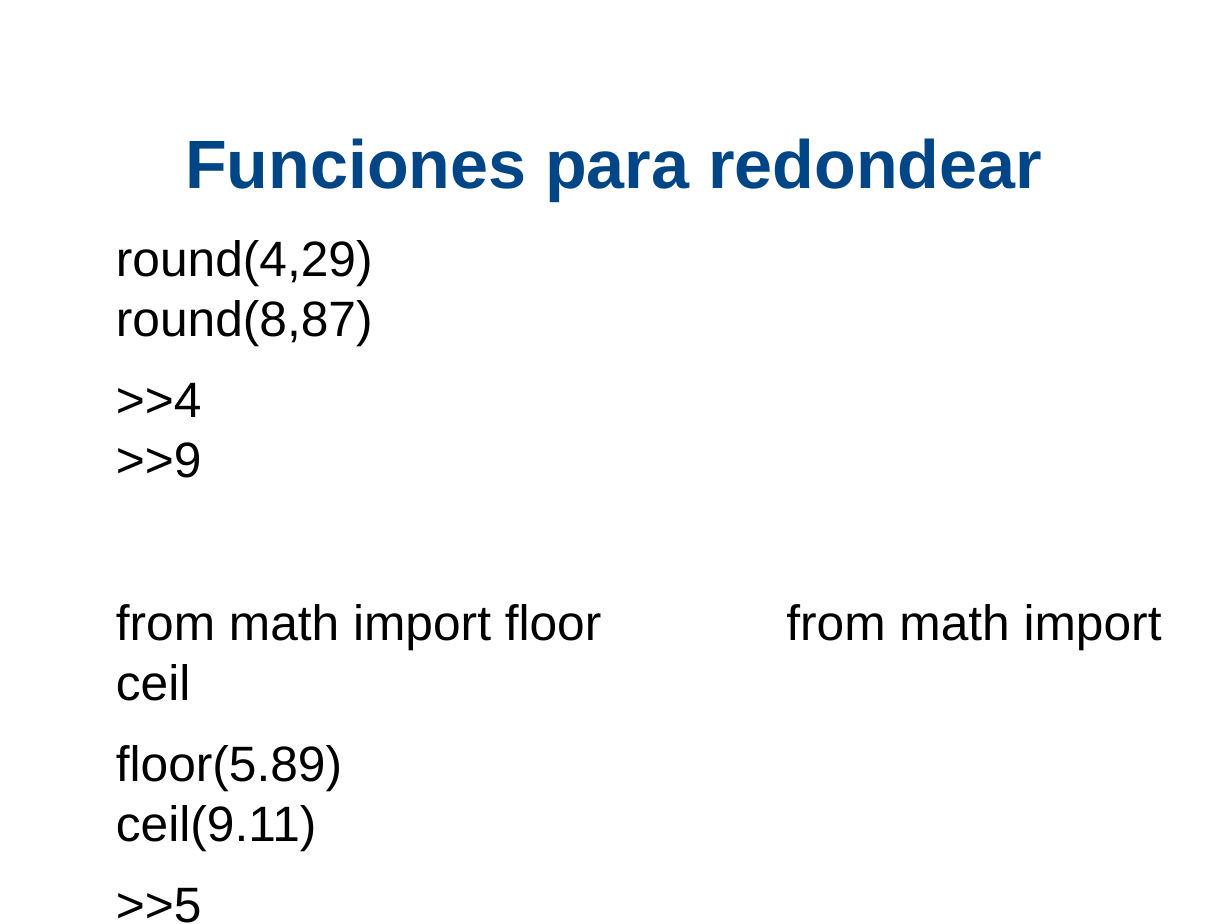
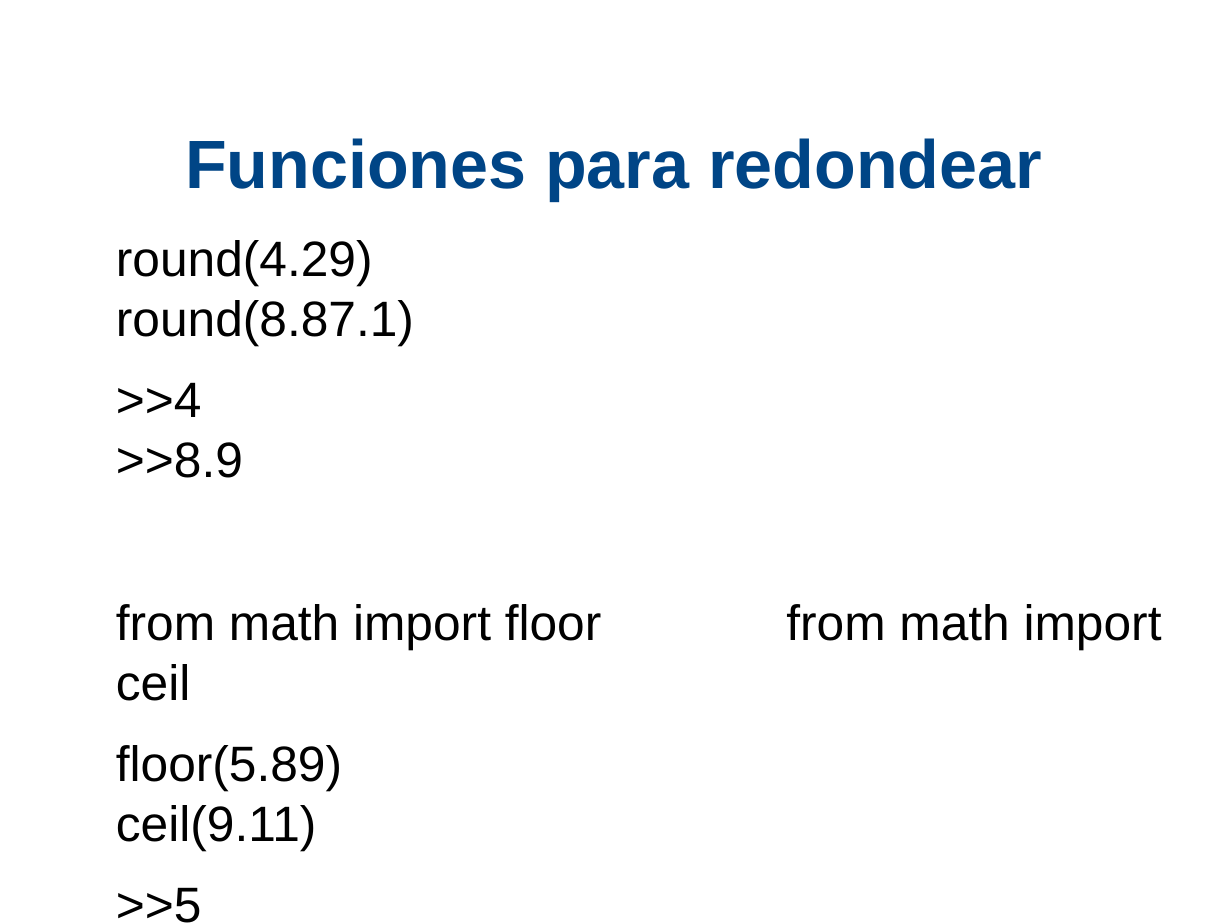
Before and after one commit to xDavidPM/Taller-Python, a slide deck: slide 8 of Python diapositiva.odp (slide 7 before the commit). Drawn at 1232x924 pixels with LibreOffice and Linux fonts; fonts in the diff are those of the drawing; background and template pictures are left out. Boxes give left, top, right and bottom in pixels: in the first picture for what was removed or moved away, otherwise in the second. Text is boxed around its words. In the diff, an @@ line names an element or a change of style, - is before the commit and + after.

```diff
--- a/Python diapositiva.odp
+++ b/Python diapositiva.odp
@@ text at bbox=[116, 240, 414, 478]: text changed @@
-round(4,29) round(8,87)
->>4 >>9
+round(4.29) round(8.87.1)
+>>4 >>8.9
```
Also in this commit, not shown: 4 other slides changed, 6 slides added, 1 slide removed, 1 other file.
